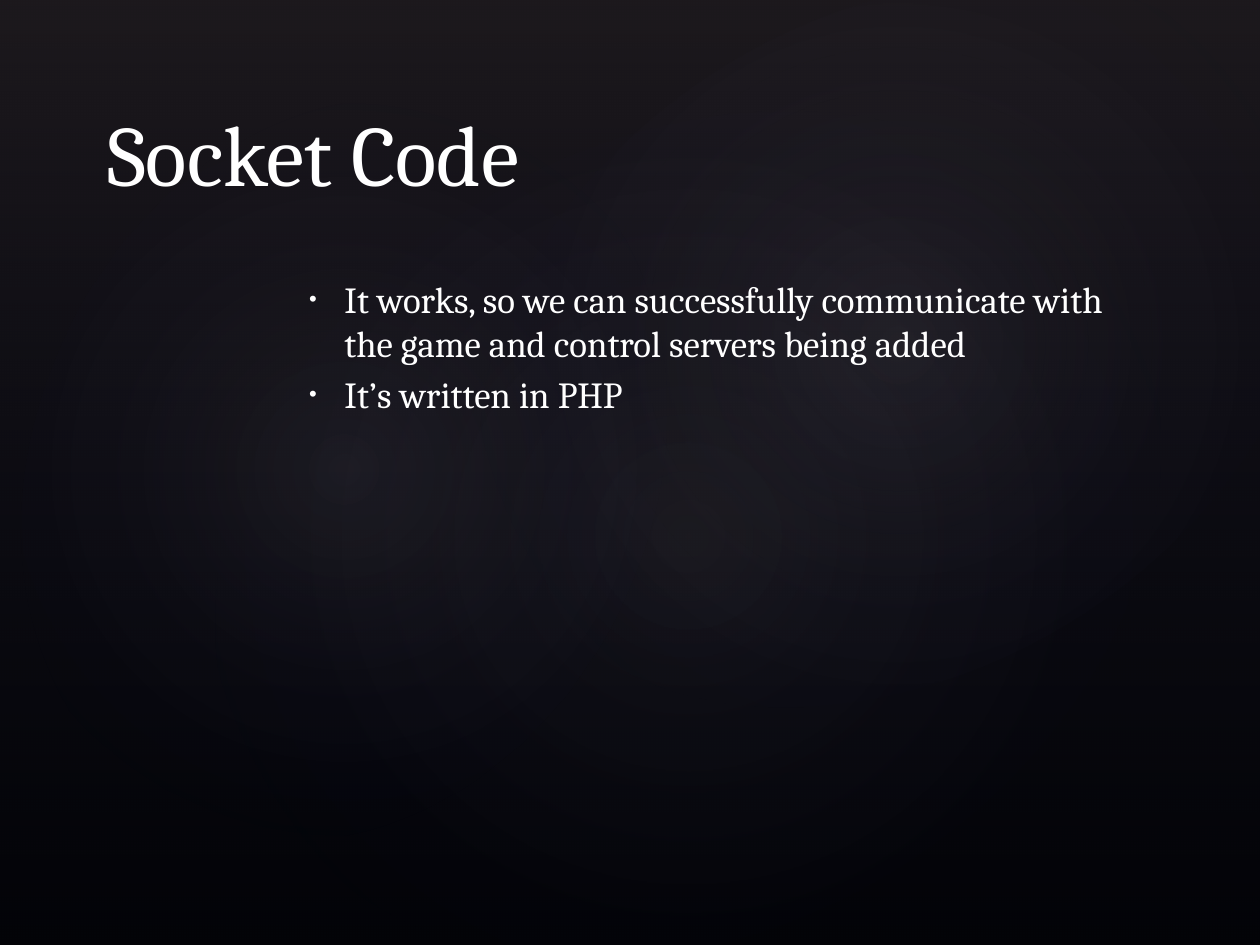
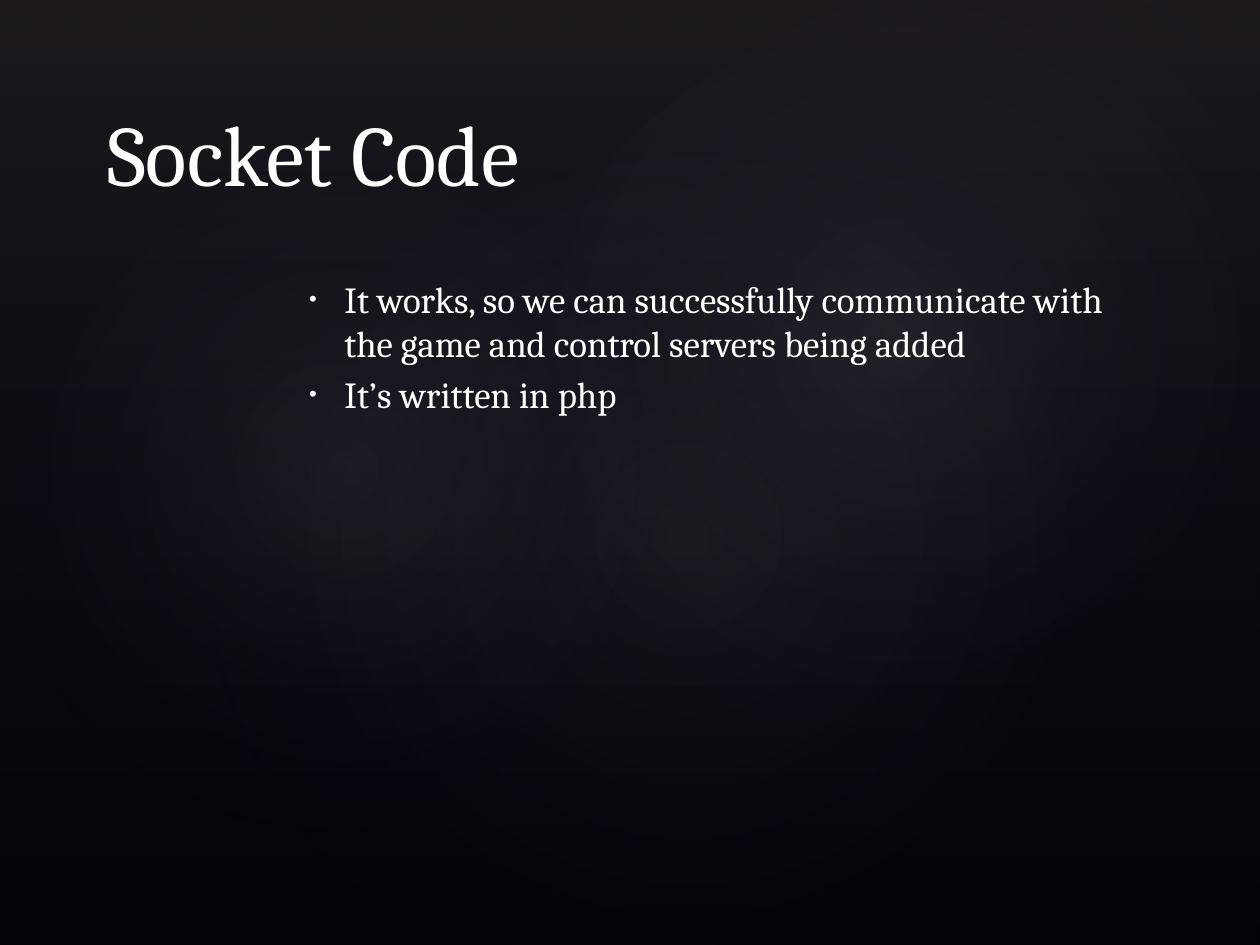
Before and after one commit to rebeccamurphy/Hackathon-2013, a slide deck: slide 2 of Hack-a-Thon Presentation.pptx. Drawn at 1260x945 pixels with LibreOffice and Linux fonts; fonts in the diff are those of the drawing; background and template pictures are left out. Boxes give left, top, right and bottom in pixels: in the first picture for what was removed or moved away, otherwise in the second. Text is boxed around its words. In the diff, an @@ line names an element or a change of style, - is before the commit and + after.

```diff
--- a/Hack-a-Thon Presentation.pptx
+++ b/Hack-a-Thon Presentation.pptx
@@ text at (344, 382, 617, 416): text changed @@
-• It’s written in PHP
+• It’s written in php
```
Also in this commit, not shown: 1 other slide changed.
